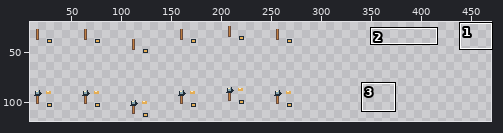
Pixel-art file: art/source/hero-equipment.aseprite. Above: a wide view before the commit, with the close-up outlined.
Close-up. Earlier state:
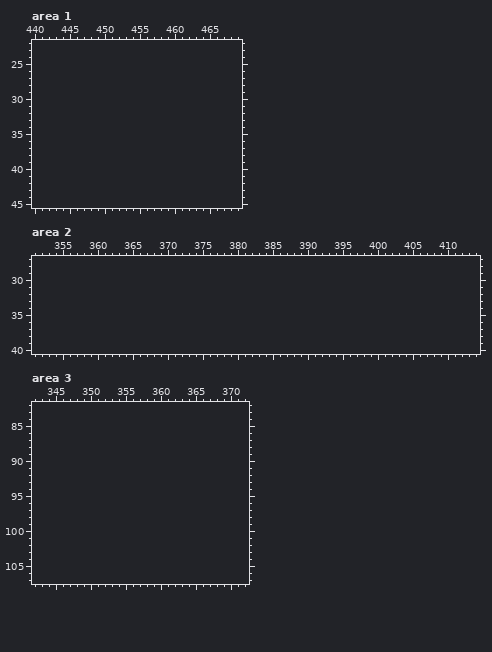
336x128 pixels, 1 frame. Shown: area 1: x 440..469, y 22..45; area 2: x 351..414, y 27..40; area 3: x 342..372, y 82..107. The old version is drawn lined up with the new one, on the new canvas. The wide view leaves out empty margins. The commit also changed other parts of the picture, which this record leaves out.
The same view after the edit:
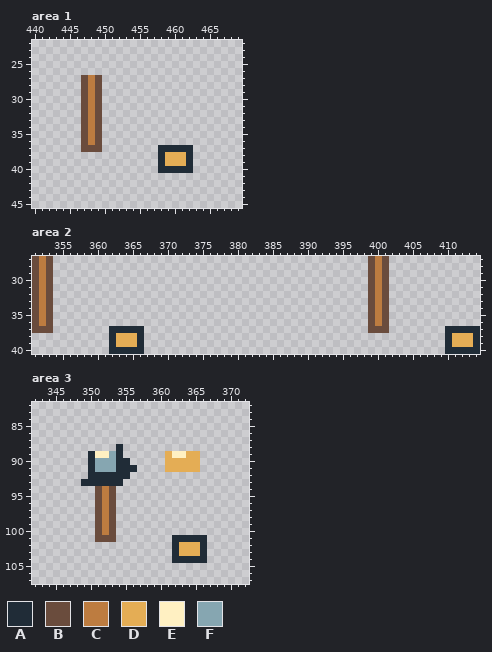
Palette (. is transparent): A #202c37  B #6a4c3d  C #bd7c40  D #e4ad55  E #fff0c2  F #86a6b1
Diff:
canvas 336x128 -> 480x128
Area 1:
y 27..36: x 447..449 ... -> BCB
y 37: x 447..449 ... -> BBB; x 458..462 ..... -> AAAAA
y 38..39: x 458..462 ..... -> ADDDA
y 40: x 458..462 ..... -> AAAAA
Area 2:
y 27..36: x 351..353 ... -> BCB; x 399..401 ... -> BCB
y 37: x 351..353 ... -> BBB; x 362..366 ..... -> AAAAA; x 399..401 ... -> BBB; x 410..414 ..... -> AAAAA
y 38..39: x 362..366 ..... -> ADDDA; x 410..414 ..... -> ADDDA
y 40: x 362..366 ..... -> AAAAA; x 410..414 ..... -> AAAAA
Area 3:
y 88: x 354 . -> A
y 89: x 350..354 ..... -> AEEFA; x 361..365 ..... -> DEEDD
y 90: x 350..355 ...... -> AFFFAA; x 361..365 ..... -> DDDDD
y 91: x 350..356 ....... -> AFFFAAA; x 361..365 ..... -> DDDDD
y 92: x 350..355 ...... -> AAAAAA
y 93: x 349..354 ...... -> AAAAAA
y 94..100: x 351..353 ... -> BCB
y 101: x 351..353 ... -> BBB; x 362..366 ..... -> AAAAA
y 102..103: x 362..366 ..... -> ADDDA
y 104: x 362..366 ..... -> AAAAA
